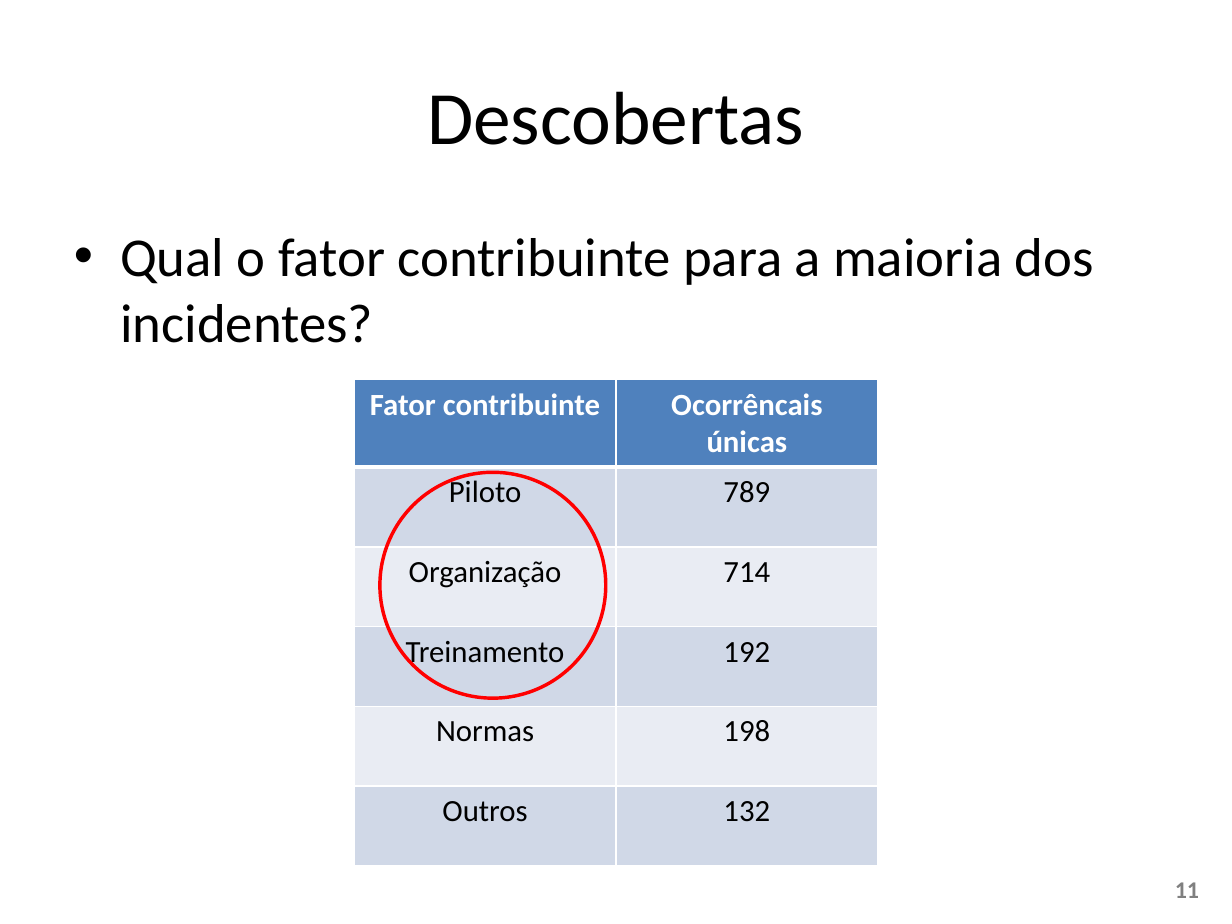
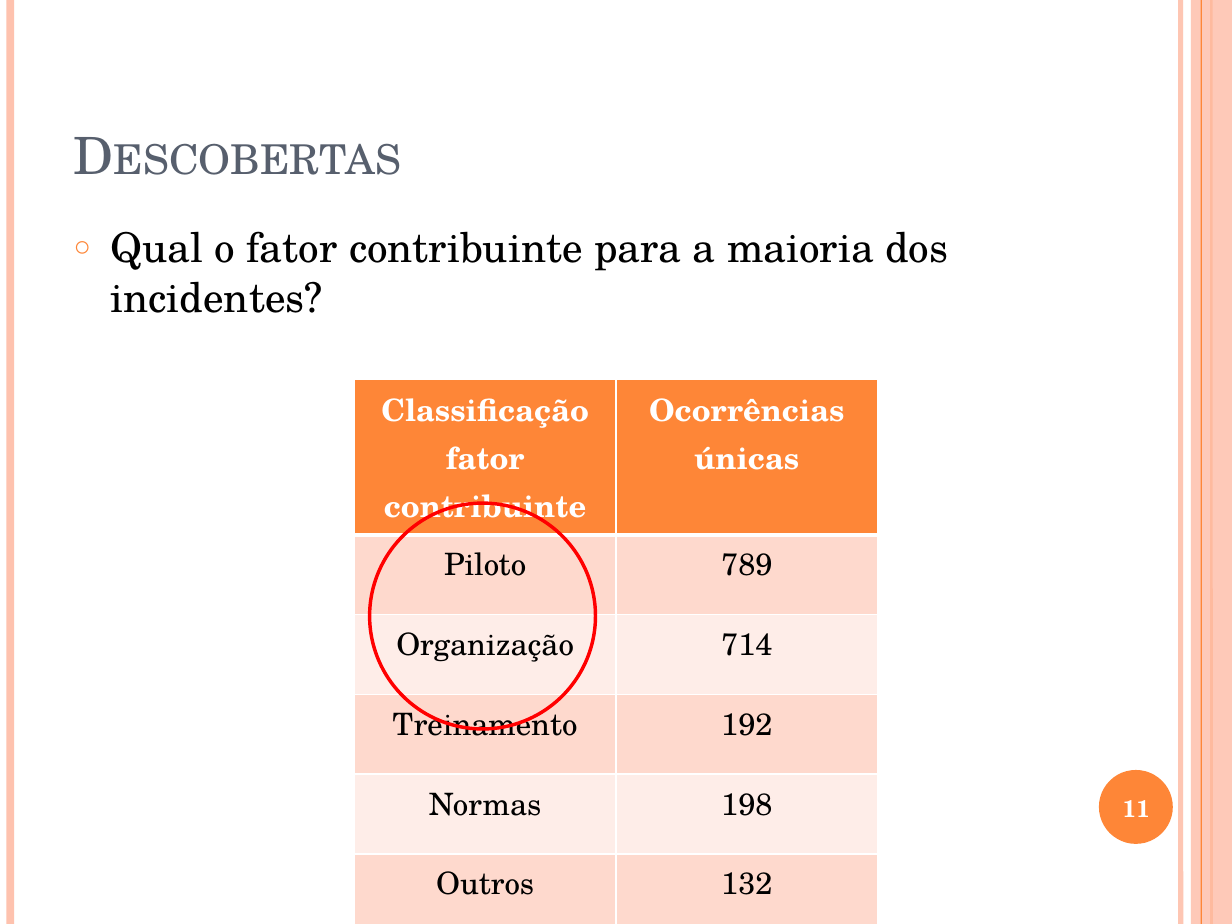
Before and after one commit to W3SS/ciencia-dados, a slide deck: slide 11 of apresentacao ciencia dados.pptx. Drawn at 1232x924 pixels with LibreOffice and Linux fonts; fonts in the diff are those of the drawing. Boxes give left, top, right and bottom in pixels: in the first picture for what was removed or moved away, otherwise in the second. Text is boxed around its words. In the diff, an @@ line names an element or a change of style, - is before the commit and + after.

```diff
--- a/apresentacao ciencia dados.pptx
+++ b/apresentacao ciencia dados.pptx
@@ line added from (10, 0) to (10, 924), #FEC3AE 4.5 pt @@
@@ line added from (1180, 0) to (1180, 924), #FEC3AE 3 pt @@
@@ rectangle added at (1191, 0, 1232, 924), fill #FEC3AE at 87% opacity @@
@@ line added from (1201, 0) to (1201, 924), #FE8637 0.75 pt @@
@@ line added from (1211, 0) to (1211, 924), #FE8637 1.5 pt @@
@@ title "Descobertas" at (62, 37, 1068, 191): size 44 to 30 pt, font Calibri to TeX Gyre Schola, text colour #000000 to #575F6D, small capitals on; alignment centre to left; vertical alignment middle to bottom @@
@@ text "Qual o fator contribuinte para ..." at (111, 231, 948, 313): size 32 to 24 pt, font Calibri to TeX Gyre Schola; bullet • to ○ @@
@@ table at (355, 379, 877, 902) @@
-row 1, column 1: Fator contribuinte
+row 1, column 1: Classificação fator contribuinte
-row 1, column 2: Ocorrêncais únicas
+row 1, column 2: Ocorrências únicas
@@ fill #4F81BD to #FE8637 in row 1 @@
@@ fill #D0D8E8 to #FFD9CE in 6 cells @@
@@ fill #E9EDF4 to #FFEDE8 in 4 cells @@
@@ font Calibri to TeX Gyre Schola in "Piloto", "789", "Organização", "714" and 6 more places @@
@@ ellipse: place and size @@
-ellipse at (379, 472, 605, 697)
+ellipse at (370, 503, 595, 728)
@@ page number: place and size @@
-page number at (1175, 882, 1199, 898)
+page number at (1123, 800, 1151, 817)
@@ page number at (1123, 800, 1151, 817): font Calibri to TeX Gyre Schola, text colour #808080 to #FFFFFF; alignment right to centre @@
@@ ellipse added at (1099, 770, 1173, 844), fill #FE8637 @@
```
Also in this commit, not shown: 13 other slides changed, 1 slide added.
